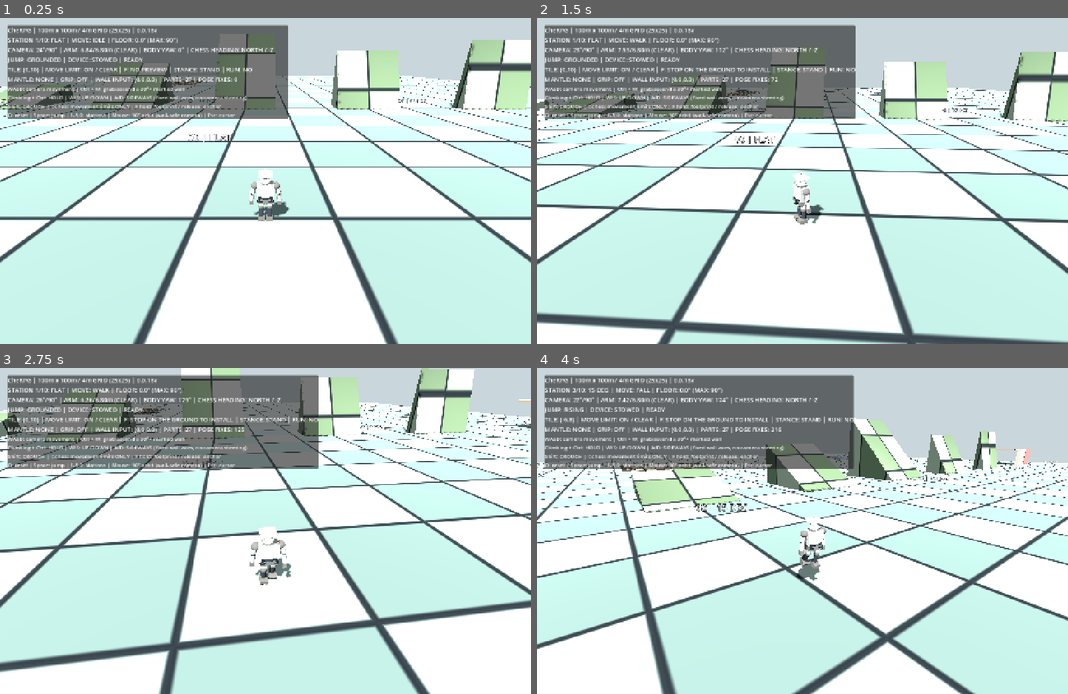
Above: before the commit, frames 1-4 (two rows, left to right).
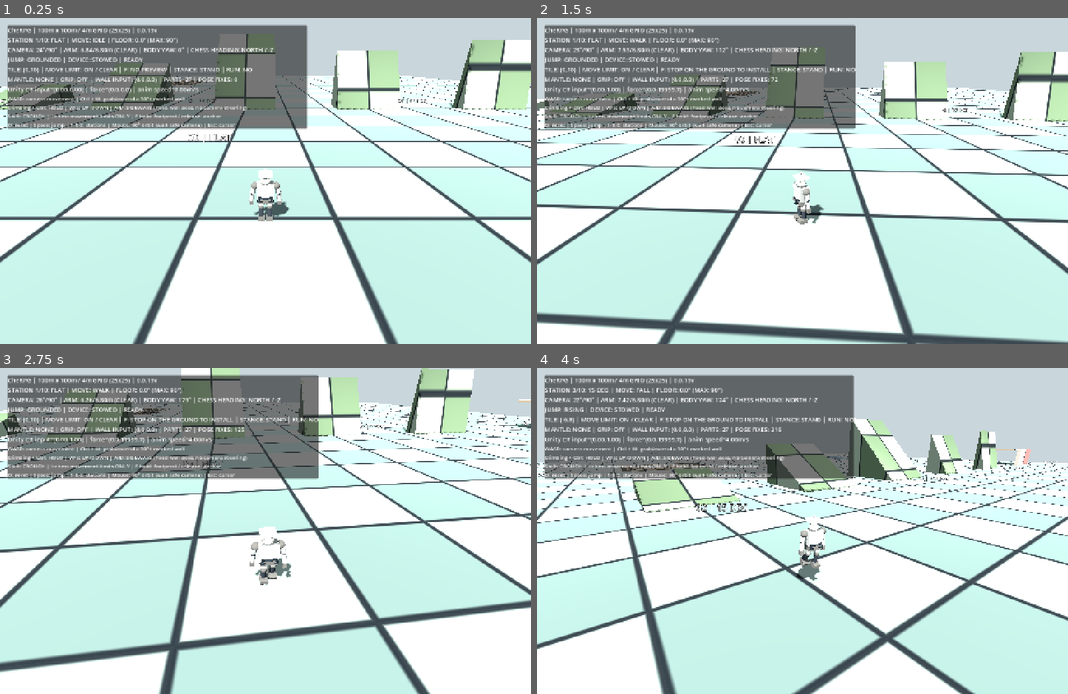
Above: after the commit, the same moments.

Repository: zzunlsj/cherpg
Game: Godot game, scene res://scenes/MotionLab.tscn
Same seed, same stepped clock (60 frames per second), same inputs: the game is played once before the commit and once after it.
Inputs (mouse positions are in pixels of both pictures, inside the frame that each line leads up to):
- Up to frame 1 (0.25 s): no input
- Up to frame 2 (1.5 s): tap Enter at 0.5 s; move the mouse to (829, 181) at 0.52 s; hold F 0.53-1.28 s; hold W from 0.53 s (still down); click (829, 181) at 0.67 s; tap Space at 0.77 s; move the mouse to (775, 181) at 1.27 s; tap O at 1.35 s
- Up to frame 3 (2.75 s): keep holding W; tap Space at 1.52 s; move the mouse to (276, 524) at 2.02 s; tap 1 at 2.1 s
- Up to frame 4 (4 s): keep holding W; move the mouse to (797, 537) at 2.77 s; tap 2 at 2.85 s; click (797, 537) at 2.92 s; tap Space at 3.02, 3.77 s; move the mouse to (839, 534) at 3.52 s; tap 3 at 3.6 s

The runs differ from the first frame. In frame 1, 4.3% of the frame differs, in the area x 1-58%, y 2-35%; in frame 2, 3.3%; in frame 3, 3.3%; in frame 4, 3.3%.

Commit message:
ui: expose original Unity inputVec, computed force and Animator speed equivalent for 0.0.19v comparison

Diff:
--- a/godot/tests/motion_rotation_lab/scripts/motion_lab.gd
+++ b/godot/tests/motion_rotation_lab/scripts/motion_lab.gd
@@ -75,7 +75,7 @@
 	bg.set_anchors_and_offsets_preset(Control.PRESET_TOP_LEFT)
 	bg.offset_left = 20.0
 	bg.offset_top = 20.0
-	bg.custom_minimum_size = Vector2(740.0,195.0)
+	bg.custom_minimum_size = Vector2(790.0,228.0)
 	hud.add_child(bg)
 	var content := VBoxContainer.new()
 	bg.add_child(content)
@@ -222,12 +222,13 @@
 		return
 	var station: String = str(terrain.call("station_name",active_station))
 	var rule_status: String = "RESISTANCE" if pawn.resistance_time > 0.0 else "CLEAR"
-	info.text = "CheRPG | 100m x 100m / 4m GRID (25x25) | 0.0.18v\n" \
+	info.text = "CheRPG | 100m x 100m / 4m GRID (25x25) | 0.0.19v\n" \
 		+ "STATION %d/10: %s | MOVE: %s | FLOOR: %.1f° (MAX: 90°)\n" % [active_station+1,station,pawn.move_state,pawn.floor_deg] \
 		+ "CAMERA: %.0f°/90° | ARM: %.2f/%.2fm (%s) | BODY YAW: %.0f° | CHESS HEADING: %s\n" % [rad_to_deg(camera_elevation),camera_actual_distance,camera_distance,("WALL" if camera_wall_blocked else "CLEAR"),rad_to_deg(pawn.avatar.rotation.y),pawn.HEADING_NAMES[pawn.heading_index]] \
 		+ "JUMP: %s | DEVICE: %s | %s\n" % [pawn.jump_state,pawn.device.call("phase_name"),pawn.device.reason] \
 		+ "TILE: (%d,%d) | MOVE LIMIT: %s | F: %s | STANCE: %s | RUN: %s\n" % [pawn.current_cell.x,pawn.current_cell.y,("ON / "+rule_status if board_rules_enabled else "OFF"),pawn.device.preview_reason,("CROUCH" if pawn.crouching else "STAND"),("YES" if pawn.running else "NO")] \
-		+ "MANTLE: %s | GRIP: %s | WALL INPUT: (%.1f,%.1f) | PARTS …(206 unchanged characters)… robes.size(),pawn.collision_corrections]
+		+ "MANTLE: %s | GRIP: %s | WALL INPUT: (%.1f,%.1f) | PARTS …(206 unchanged characters)… robes.size(),pawn.collision_corrections] \
+		+ "\nUnity C# input=(%.2f,%.2f) | force=(%.1f,%.1f) | anim speed=%.2fm/s" % [pawn.source_fixed_input_vec.x,pawn.source_fixed_input_vec.y,pawn.source_force_vec.x,pawn.source_force_vec.y,pawn.source_anim_speed]
 
 func _run_smoke_test() -> void:
 	# User invoked via --smoke-test. Short structure-only check; no long playtest.
